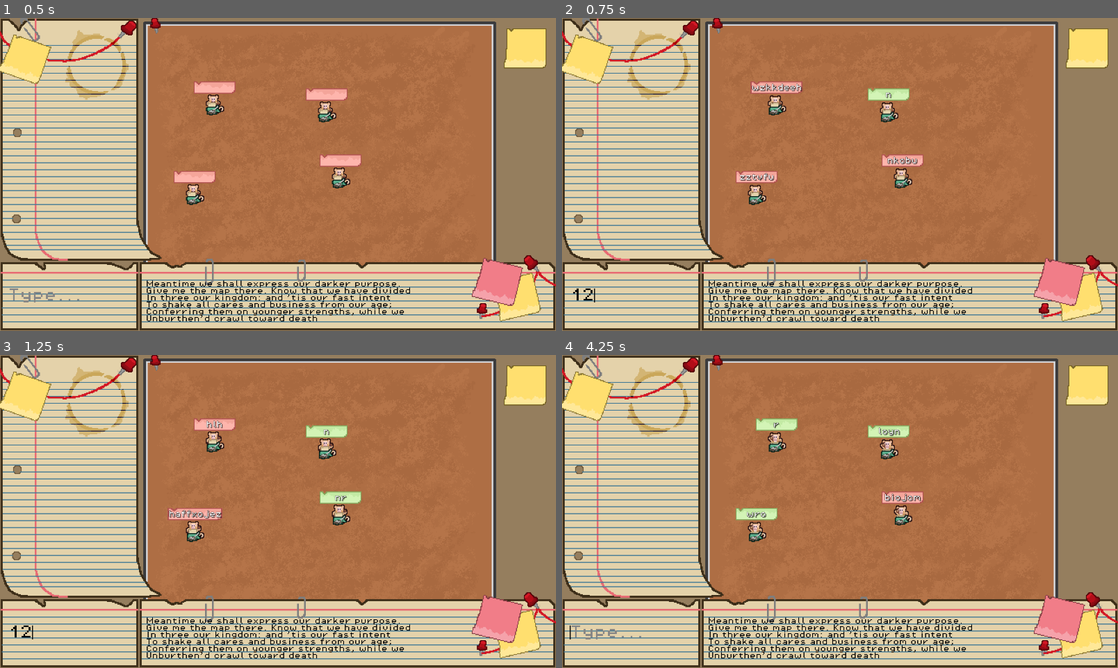
Above: before the commit, frames 1-4 (two rows, left to right).
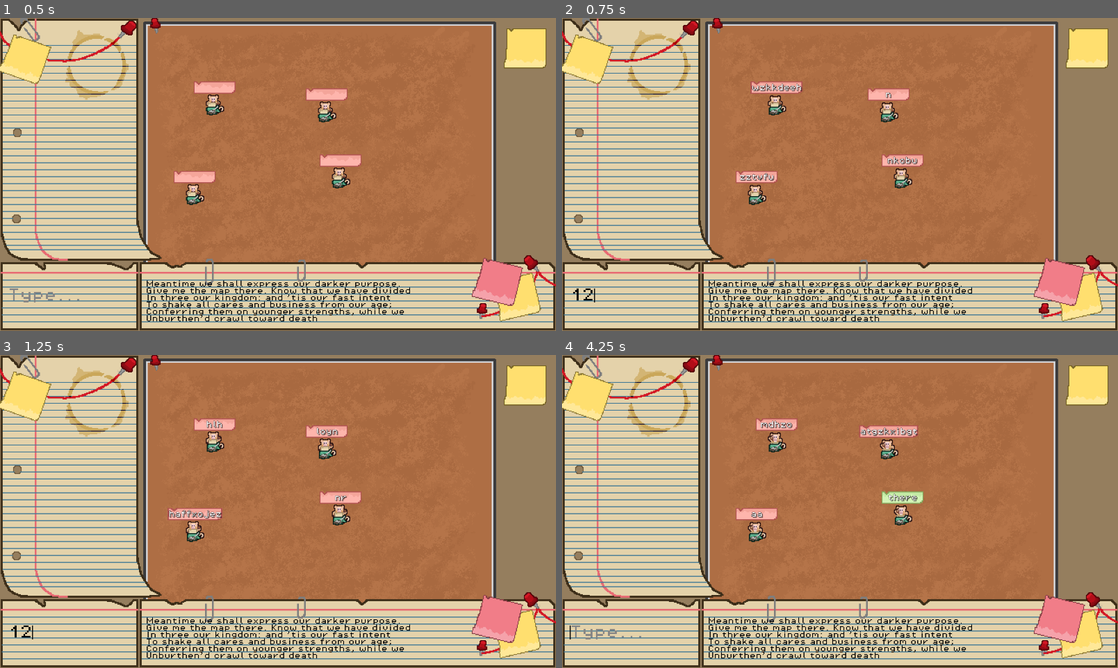
Above: after the commit, the same moments.

Repository: levienk/GMTK-Game-Jam-2024
Game: Godot game, scene res://game.tscn
Same seed, same stepped clock (60 frames per second), same inputs: the game is played once before the commit and once after it.
Inputs (mouse positions are in pixels of both pictures, inside the frame that each line leads up to):
- Up to frame 1 (0.5 s): no input
- Up to frame 2 (0.75 s): click (634, 296) at 0.52 s; type "12" at 0.6 s
- Up to frame 3 (1.25 s): no input
- Up to frame 4 (4.25 s): type "nr" at 1.25 s; type "wro" at 2 s; type "syinngxfw" at 2.75 s; tap Enter (submit) at 3.5 s; move the mouse to (962, 495) at 3.52 s; hold Enter (submit) from 3.53 s (still down); click (962, 495) at 3.67 s

Frame 1 is identical in both runs. In frame 2, 0.3% of the frame differs, in the area x 55-63%, y 22-27%; in frame 3, 0.6%; in frame 4, 1.3%, in the area x 31-65%, y 20-53%.

Commit message:
Create quotes dictionary

Diff:
--- a/interface/line_edit.gd
+++ b/interface/line_edit.gd
@@ -18,6 +18,9 @@
 # When the user has entered a word
 func _input(event: InputEvent) -> void:
 	if event.is_action_pressed("submit"):
+		# Use special apostraphe
+		text = text.replace("\'","’")
+		print(text)
 		var index = words_not_typed.find(text)
 		# If the user typed a typable word
 		if index != -1:
--- a/interface/quote_box.gd
+++ b/interface/quote_box.gd
@@ -35,6 +35,7 @@
 		word_list[index] = word_list[index].to_lower()
 	# Remove doubles of words from word_list
 	word_list = array_unique(word_list)
+	word_list.erase("")
 	print(word_list)
 
 	# Update Monkey quote_word_list
--- a/text_generation/word_dictionary.gd
+++ b/text_generation/word_dictionary.gd
@@ -3,7 +3,7 @@
 # THIS IS A SINGLETON (global)
 
 # Create an array of valid words
-static var file = FileAccess.open("res://assets/text/dictionary.txt", FileAccess.READ)
+static var file = FileAccess.open("res://assets/text/quotes_dictionary.txt", FileAccess.READ)
 static var raw_text = file.get_as_text(true)
 static var dict = raw_text.split("\n")
 
Not shown, added: assets/text/quotes_dictionary.txt
Not shown, added: assets/text/create_new_dictionary.py
